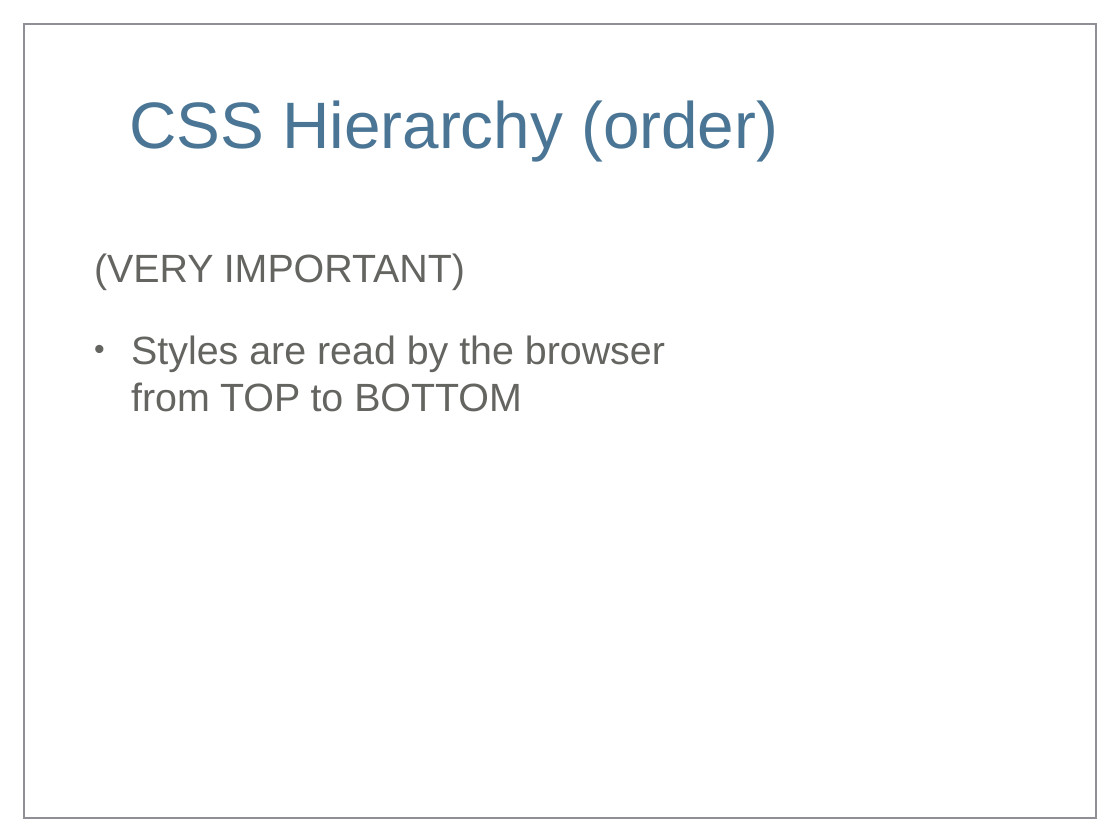
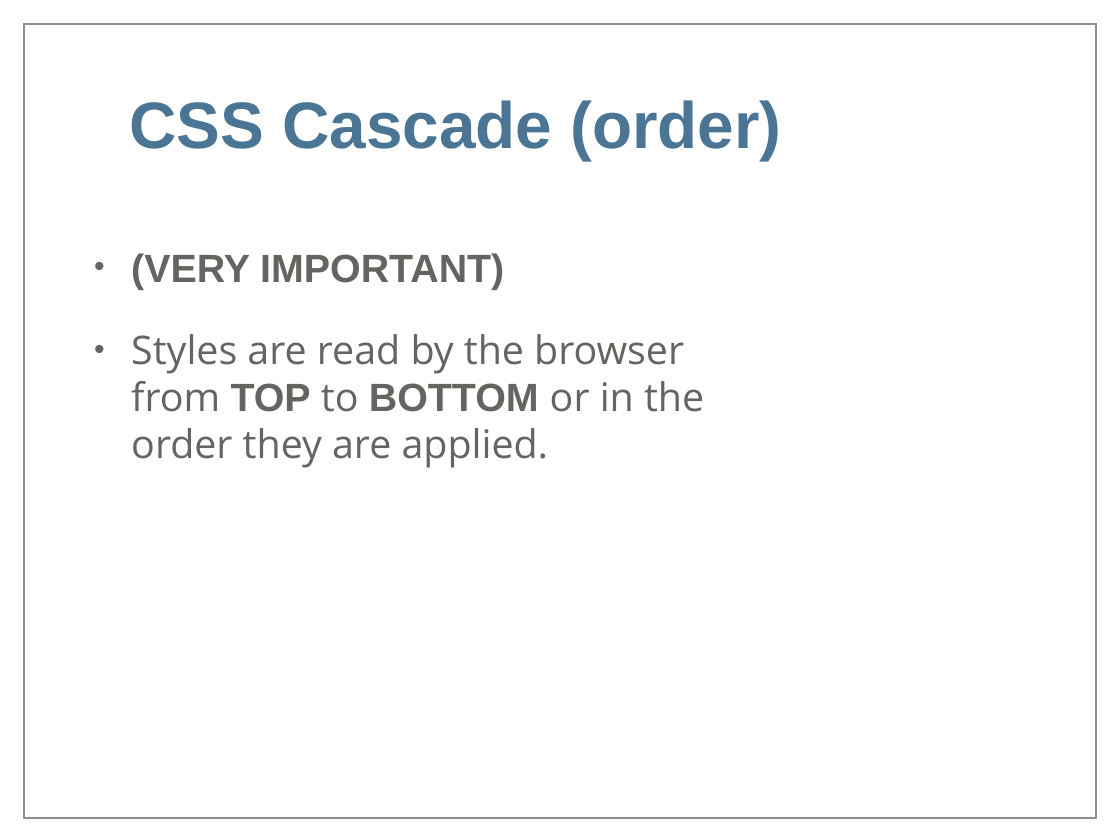
Before and after one commit to markdodgson/markdodgson-mohawk, a slide deck: slide 31 of images/keynotes/Week4_Keynote.ppt (slide 28 before the commit). Drawn at 1120x840 pixels with LibreOffice and Linux fonts; fonts in the diff are those of the drawing; background and template pictures are left out. Boxes give left, top, right and bottom in pixels: in the first picture for what was removed or moved away, otherwise in the second. Text is boxed around its words. In the diff, an @@ line names an element or a change of style, - is before the commit and + after.

```diff
--- a/images/keynotes/Week4_Keynote.ppt
+++ b/images/keynotes/Week4_Keynote.ppt
@@ title at [129, 100, 781, 160]: text changed; bold on @@
-CSS Hierarchy (order)
+CSS Cascade (order)
@@ text at [131, 253, 504, 290]: bold on in "(VERY IMPORTANT)"; bullet none to • @@
@@ text at [131, 334, 704, 468]: text changed; font Arial to Open Sans @@
-• Styles are read by the browser
-  from TOP to BOTTOM
+• Styles are read by the browser
+  from TOP to BOTTOM or in the
+  order they are applied.
```
Also in this commit, not shown: 19 other slides changed, 7 slides added, 3 slides removed, 42 other files.
